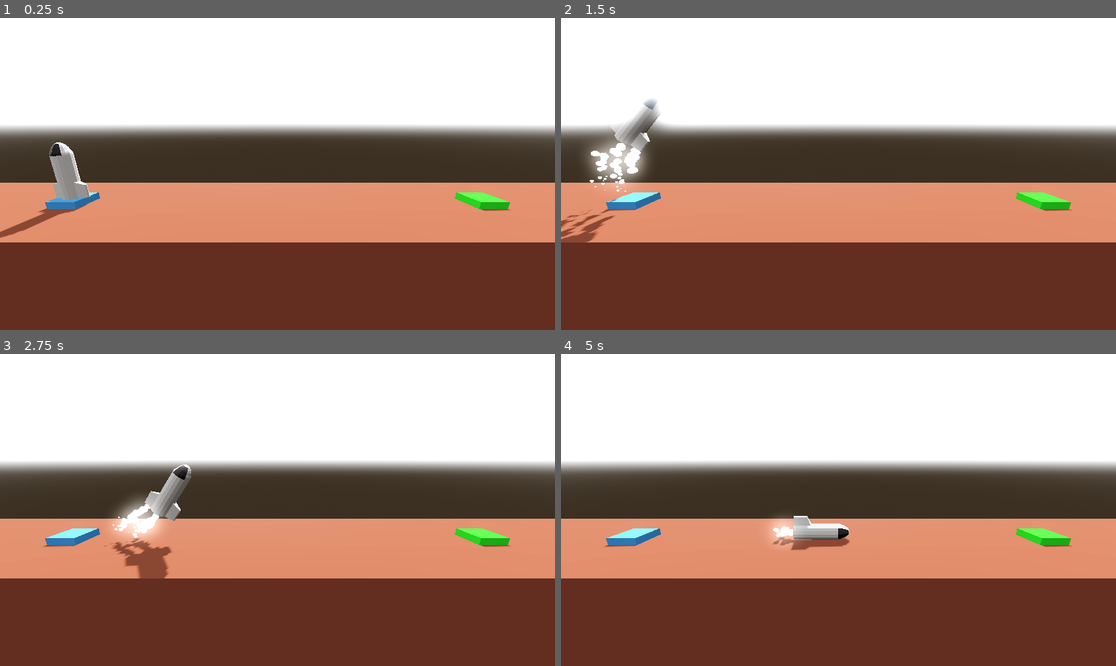
Above: before the commit, frames 1-4 (two rows, left to right).
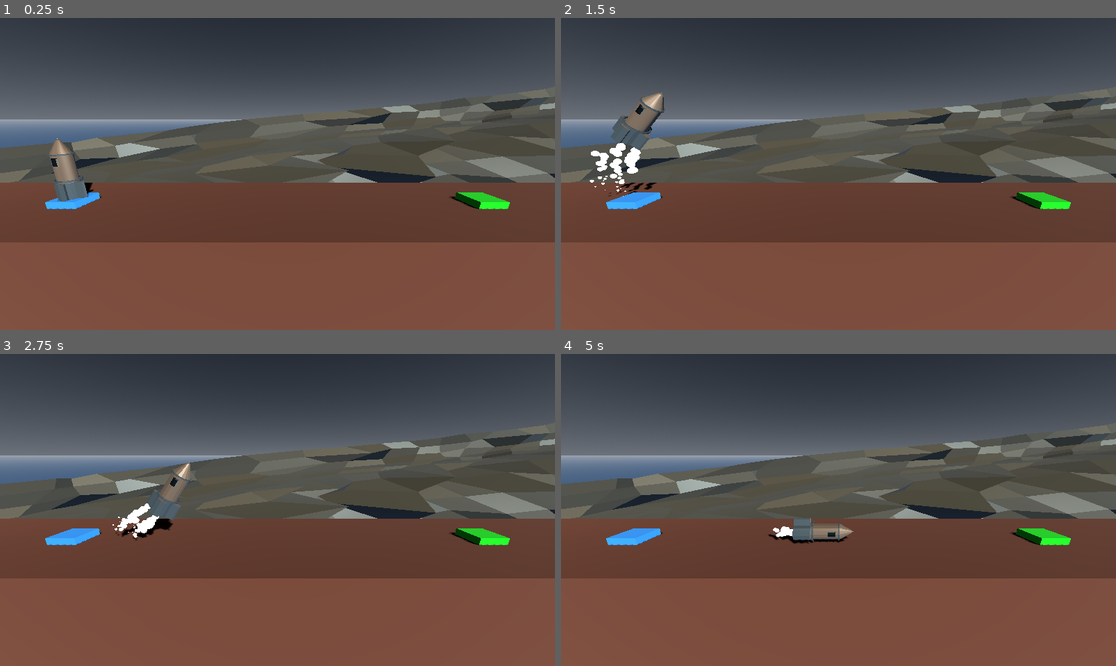
Above: after the commit, the same moments.

Repository: SpookyUboa/project-boost
Game: Godot game, scene res://Level/level.tscn
Two runs of this game, one before a commit and one after it. Both use one fixed random seed, a clock stepped at 60 frames per second and the inputs below.
Inputs:
- Up to frame 1 (0.25 s): no input
- Up to frame 2 (1.5 s): tap Enter at 0.5 s; hold Right (pb_rotate_right) 0.53-1.28 s; hold Space (pb_boost) 0.53-1.28 s; hold A (pb_rotate_left) from 1.28 s (still down); tap Space (pb_boost) at 1.35 s
- Up to frame 3 (2.75 s): release A (pb_rotate_left) at 2.03 s; hold Right (pb_rotate_right) from 2.03 s (still down); hold Space (pb_boost) from 2.03 s (still down)
- Up to frame 4 (5 s): release Space (pb_boost) at 2.78 s; tap Space (pb_boost) at 2.85, 4.35 s; release Right (pb_rotate_right) at 3.53 s; hold Space (pb_boost) 3.53-4.28 s; hold A (pb_rotate_left) from 3.53 s (still down)

The runs differ from the first frame. In frame 1, 97% of the frame differs, in the area x 0-100%, y 0-100%; in frame 2, 97%; in frame 3, 97%; in frame 4, 97%.

Commit message:
Better assets

Diff:
--- a/Level/level.tscn
+++ b/Level/level.tscn
@@ -1,21 +1,22 @@
-[gd_scene load_steps=9 format=3 uid="uid://ba51h5dkadly4"]
+[gd_scene load_steps=10 format=3 uid="uid://ba51h5dkadly4"]
 
 [ext_resource type="PackedScene" uid="uid://cttppjctry61y" path="res://Level/player.tscn" id="1_p5fm5"]
 [ext_resource type="Script" path="res://Script/Landing Pad.gd" id="1_tsai0"]
+[ext_resource type="PackedScene" uid="uid://dwldu3ejat010" path="res://Mesh/background.glb" id="3_icpfp"]
 
-[sub_resource type="ProceduralSkyMaterial" id="ProceduralSkyMaterial_e2tkg"]
-sky_horizon_color = Color(0.64625, 0.65575, 0.67075, 1)
-sky_energy_multiplier = 4.2
-ground_horizon_color = Color(0.64625, 0.65575, 0.67075, 1)
+[sub_resource type="ProceduralSkyMaterial" id="ProceduralSkyMaterial_qo2n1"]
+sky_top_color = Color(0.160784, 0.196078, 0.25098, 1)
+sky_horizon_color = Color(0.603922, 0.639216, 0.687255, 1)
+sky_energy_multiplier = 0.7
+ground_bottom_color = Color(0.254902, 0.360784, 0.498039, 1)
+ground_horizon_color = Color(0.603922, 0.639216, 0.687255, 1)
 
-[sub_resource type="Sky" id="Sky_uvyxb"]
-sky_material = SubResource("ProceduralSkyMaterial_e2tkg")
+[sub_resource type="Sky" id="Sky_npevb"]
+sky_material = SubResource("ProceduralSkyMaterial_qo2n1")
 
-[sub_resource type="Environment" id="Environment_0trg5"]
+[sub_resource type="Environment" id="Environment_fy8w1"]
 background_mode = 2
-sky = SubResource("Sky_uvyxb")
-tonemap_mode = 2
-glow_enabled = true
+sky = SubResource("Sky_npevb")
 
 [sub_resource type="StandardMaterial3D" id="StandardMaterial3D_btfr5"]
 albedo_color = Color(0.403922, 0.188235, 0.109804, 0.854902)
@@ -28,12 +29,14 @@
 
 [node name="Level" type="Node3D"]
 
+[node name="DirectionalLight3D" type="DirectionalLight3D" parent="."]
+transform = Transform3D(0.79653, -0.273542, 0.53918, 0, 0.891798, 0.452435, -0.604599, -0.360378, 0.710343, 0, 0, 0)
+light_color = Color(0.760784, 0.870588, 0.886275, 1)
+light_energy = 2.35
+shadow_enabled = true
+
 [node name="WorldEnvironment" type="WorldEnvironment" parent="."]
-environment = SubResource("Environment_0trg5")
-
-[node name="DirectionalLight3D" type="DirectionalLight3D" parent="."]
-transform = Transform3D(-0.998719, 0.0340496, -0.03742, 0, 0.739631, 0.673012, 0.0505928, 0.672151, -0.738684, 0, 0, 0)
-shadow_enabled = true
+environment = SubResource("Environment_fy8w1")
 
 [node name="Floor" type="CSGBox3D" parent="." groups=["Hazard"]]
 transform = Transform3D(1, 0, 0, 0, 1, 0, 0, 0, 1, 0, -4, 0)
@@ -57,8 +60,12 @@
 
 [node name="Camera3D" type="Camera3D" parent="."]
 transform = Transform3D(1, 0, 0, 0, 0.965926, 0.258819, 0, -0.258819, 0.965926, 0, 3, 7)
+far = 8000.0
 
 [node name="Player" parent="." instance=ExtResource("1_p5fm5")]
 transform = Transform3D(1, 0, 0, 0, 1, 0, 0, 0, 1, -7.5, 1.25, 0)
 linear_damp = 1.0
 angular_damp = 3.0
+
+[node name="background" parent="." instance=ExtResource("3_icpfp")]
+transform = Transform3D(0.954821, 0.232906, -0.184583, 0.141798, 0.188798, 0.971724, 0.26117, -0.953997, 0.147243, 180.497, -149.042, -226.401)
--- a/Level/level2.tscn
+++ b/Level/level2.tscn
@@ -1,21 +1,8 @@
-[gd_scene load_steps=9 format=3 uid="uid://bt2musgkq5rpm"]
+[gd_scene load_steps=10 format=3 uid="uid://bt2musgkq5rpm"]
 
 [ext_resource type="Script" path="res://Script/Landing Pad.gd" id="1_3ln1s"]
 [ext_resource type="PackedScene" uid="uid://cttppjctry61y" path="res://Level/player.tscn" id="2_2846r"]
-
-[sub_resource type="ProceduralSkyMaterial" id="ProceduralSkyMaterial_e2tkg"]
-sky_horizon_color = Color(0.64625, 0.65575, 0.67075, 1)
-sky_energy_multiplier = 4.2
-ground_horizon_color = Color(0.64625, 0.65575, 0.67075, 1)
-
-[sub_resource type="Sky" id="Sky_uvyxb"]
-sky_material = SubResource("ProceduralSkyMaterial_e2tkg")
-
-[sub_resource type="Environment" id="Environment_0trg5"]
-background_mode = 2
-sky = SubResource("Sky_uvyxb")
-tonemap_mode = 2
-glow_enabled = true
+[ext_resource type="PackedScene" uid="uid://dwldu3ejat010" path="res://Mesh/background.glb" id="3_bv376"]
 
 [sub_resource type="StandardMaterial3D" id="StandardMaterial3D_btfr5"]
 albedo_color = Color(0.403922, 0.188235, 0.109804, 0.854902)
@@ -26,14 +13,21 @@
 [sub_resource type="StandardMaterial3D" id="StandardMaterial3D_30a0v"]
 albedo_color = Color(0.0901961, 0.713726, 0.0313726, 1)
 
+[sub_resource type="ProceduralSkyMaterial" id="ProceduralSkyMaterial_qwph7"]
+sky_top_color = Color(0.160784, 0.196078, 0.25098, 1)
+sky_horizon_color = Color(0.603922, 0.639216, 0.687255, 1)
+sky_energy_multiplier = 0.7
+ground_bottom_color = Color(0.254902, 0.360784, 0.498039, 1)
+ground_horizon_color = Color(0.603922, 0.639216, 0.687255, 1)
+
+[sub_resource type="Sky" id="Sky_nsia1"]
+sky_material = SubResource("ProceduralSkyMaterial_qwph7")
+
+[sub_resource type="Environment" id="Environment_lgab6"]
+background_mode = 2
+sky = SubResource("Sky_nsia1")
+
 [node name="Level" type="Node3D"]
-
-[node name="WorldEnvironment" type="WorldEnvironment" parent="."]
-environment = SubResource("Environment_0trg5")
-
-[node name="DirectionalLight3D" type="DirectionalLight3D" parent="."]
-transform = Transform3D(-0.998719, 0.0340496, -0.03742, 0, 0.739631, 0.673012, 0.0505928, 0.672151, -0.738684, 0, 0, 0)
-shadow_enabled = true
 
 [node name="Floor" type="CSGBox3D" parent="." groups=["Hazard"]]
 transform = Transform3D(1, 0, 0, 0, 1, 0, 0, 0, 1, 0, -4, 0)
@@ -68,3 +62,15 @@
 transform = Transform3D(1, 0, 0, 0, 1, 0, 0, 0, 1, -7.5, 1.25, 0)
 linear_damp = 1.0
 angular_damp = 3.0
+
+[node name="background" parent="." instance=ExtResource("3_bv376")]
+transform = Transform3D(1, 0, 0, 0, 1, 0, 0, 0, 1, -9.05282, 0, -247.116)
+
+[node name="DirectionalLight3D" type="DirectionalLight3D" parent="."]
+transform = Transform3D(0.79653, -0.273542, 0.53918, 0, 0.891798, 0.452435, -0.604599, -0.360378, 0.710343, 0, 0, 0)
+light_color = Color(0.760784, 0.870588, 0.886275, 1)
+light_energy = 2.35
+shadow_enabled = true
+
+[node name="WorldEnvironment" type="WorldEnvironment" parent="."]
+environment = SubResource("Environment_lgab6")
--- a/Level/level3.tscn
+++ b/Level/level3.tscn
@@ -1,21 +1,8 @@
-[gd_scene load_steps=9 format=3 uid="uid://c71mlc20ikhaw"]
+[gd_scene load_steps=10 format=3 uid="uid://c71mlc20ikhaw"]
 
 [ext_resource type="Script" path="res://Script/Landing Pad.gd" id="1_li1wj"]
 [ext_resource type="PackedScene" uid="uid://cttppjctry61y" path="res://Level/player.tscn" id="2_lq4sd"]
-
-[sub_resource type="ProceduralSkyMaterial" id="ProceduralSkyMaterial_e2tkg"]
-sky_horizon_color = Color(0.64625, 0.65575, 0.67075, 1)
-sky_energy_multiplier = 4.2
-ground_horizon_color = Color(0.64625, 0.65575, 0.67075, 1)
-
-[sub_resource type="Sky" id="Sky_uvyxb"]
-sky_material = SubResource("ProceduralSkyMaterial_e2tkg")
-
-[sub_resource type="Environment" id="Environment_0trg5"]
-background_mode = 2
-sky = SubResource("Sky_uvyxb")
-tonemap_mode = 2
-glow_enabled = true
+[ext_resource type="PackedScene" uid="uid://dwldu3ejat010" path="res://Mesh/background.glb" id="3_wbi76"]
 
 [sub_resource type="StandardMaterial3D" id="StandardMaterial3D_btfr5"]
 albedo_color = Color(0.403922, 0.188235, 0.109804, 0.854902)
@@ -26,14 +13,21 @@
 [sub_resource type="StandardMaterial3D" id="StandardMaterial3D_30a0v"]
 albedo_color = Color(0.0901961, 0.713726, 0.0313726, 1)
 
+[sub_resource type="ProceduralSkyMaterial" id="ProceduralSkyMaterial_tkaka"]
+sky_top_color = Color(0.160784, 0.196078, 0.25098, 1)
+sky_horizon_color = Color(0.603922, 0.639216, 0.687255, 1)
+sky_energy_multiplier = 0.7
+ground_bottom_color = Color(0.254902, 0.360784, 0.498039, 1)
+ground_horizon_color = Color(0.603922, 0.639216, 0.687255, 1)
+
+[sub_resource type="Sky" id="Sky_2rlxb"]
+sky_material = SubResource("ProceduralSkyMaterial_tkaka")
+
+[sub_resource type="Environment" id="Environment_wlb38"]
+background_mode = 2
+sky = SubResource("Sky_2rlxb")
+
 [node name="Level" type="Node3D"]
-
-[node name="WorldEnvironment" type="WorldEnvironment" parent="."]
-environment = SubResource("Environment_0trg5")
-
-[node name="DirectionalLight3D" type="DirectionalLight3D" parent="."]
-transform = Transform3D(-0.998719, 0.0340496, -0.03742, 0, 0.739631, 0.673012, 0.0505928, 0.672151, -0.738684, 0, 0, 0)
-shadow_enabled = true
 
 [node name="Floor" type="CSGBox3D" parent="." groups=["Hazard"]]
 transform = Transform3D(1, 0, 0, 0, 1, 0, 0, 0, 1, 0, -4, 0)
@@ -68,3 +62,15 @@
 transform = Transform3D(1, 0, 0, 0, 1, 0, 0, 0, 1, -7.5, 1.25, 0)
 linear_damp = 1.0
 angular_damp = 3.0
+
+[node name="background" parent="." instance=ExtResource("3_wbi76")]
+transform = Transform3D(1.05038, 0, 0, 0, 1.49492, 0, 0, 0, -0.960009, -3.2896, -180.469, -43.2443)
+
+[node name="DirectionalLight3D" type="DirectionalLight3D" parent="."]
+transform = Transform3D(0.79653, -0.273542, 0.53918, 0, 0.891798, 0.452435, -0.604599, -0.360378, 0.710343, 0, 0, 0)
+light_color = Color(0.760784, 0.870588, 0.886275, 1)
+light_energy = 2.35
+shadow_enabled = true
+
+[node name="WorldEnvironment" type="WorldEnvironment" parent="."]
+environment = SubResource("Environment_wlb38")
--- a/Level/level4.tscn
+++ b/Level/level4.tscn
@@ -1,22 +1,9 @@
-[gd_scene load_steps=10 format=3 uid="uid://qbtje4hwacvy"]
+[gd_scene load_steps=11 format=3 uid="uid://qbtje4hwacvy"]
 
 [ext_resource type="Script" path="res://Script/Landing Pad.gd" id="1_rti4l"]
 [ext_resource type="PackedScene" uid="uid://cttppjctry61y" path="res://Level/player.tscn" id="2_w1oe2"]
 [ext_resource type="PackedScene" uid="uid://b8334xf3q4hxr" path="res://Level/moving_hazard.tscn" id="3_2k6n0"]
-
-[sub_resource type="ProceduralSkyMaterial" id="ProceduralSkyMaterial_e2tkg"]
-sky_horizon_color = Color(0.64625, 0.65575, 0.67075, 1)
-sky_energy_multiplier = 4.2
-ground_horizon_color = Color(0.64625, 0.65575, 0.67075, 1)
-
-[sub_resource type="Sky" id="Sky_uvyxb"]
-sky_material = SubResource("ProceduralSkyMaterial_e2tkg")
-
-[sub_resource type="Environment" id="Environment_0trg5"]
-background_mode = 2
-sky = SubResource("Sky_uvyxb")
-tonemap_mode = 2
-glow_enabled = true
+[ext_resource type="PackedScene" uid="uid://dwldu3ejat010" path="res://Mesh/background.glb" id="4_4c6pk"]
 
 [sub_resource type="StandardMaterial3D" id="StandardMaterial3D_btfr5"]
 albedo_color = Color(0.403922, 0.188235, 0.109804, 0.854902)
@@ -27,14 +14,21 @@
 [sub_resource type="StandardMaterial3D" id="StandardMaterial3D_30a0v"]
 albedo_color = Color(0.0901961, 0.713726, 0.0313726, 1)
 
+[sub_resource type="ProceduralSkyMaterial" id="ProceduralSkyMaterial_ukukx"]
+sky_top_color = Color(0.160784, 0.196078, 0.25098, 1)
+sky_horizon_color = Color(0.603922, 0.639216, 0.687255, 1)
+sky_energy_multiplier = 0.7
+ground_bottom_color = Color(0.254902, 0.360784, 0.498039, 1)
+ground_horizon_color = Color(0.603922, 0.639216, 0.687255, 1)
+
+[sub_resource type="Sky" id="Sky_xy5u1"]
+sky_material = SubResource("ProceduralSkyMaterial_ukukx")
+
+[sub_resource type="Environment" id="Environment_q873g"]
+background_mode = 2
+sky = SubResource("Sky_xy5u1")
+
 [node name="Level" type="Node3D"]
-
-[node name="WorldEnvironment" type="WorldEnvironment" parent="."]
-environment = SubResource("Environment_0trg5")
-
-[node name="DirectionalLight3D" type="DirectionalLight3D" parent="."]
-transform = Transform3D(-0.998719, 0.0340496, -0.03742, 0, 0.739631, 0.673012, 0.0505928, 0.672151, -0.738684, 0, 0, 0)
-shadow_enabled = true
 
 [node name="Floor" type="CSGBox3D" parent="." groups=["Hazard"]]
 transform = Transform3D(1, 0, 0, 0, 1, 0, 0, 0, 1, 0, -4, 0)
@@ -65,3 +59,15 @@
 angular_damp = 3.0
 
 [node name="MovingHazard" parent="." groups=["Hazard"] instance=ExtResource("3_2k6n0")]
+
+[node name="background" parent="." instance=ExtResource("4_4c6pk")]
+transform = Transform3D(-0.927177, 0, -0.374623, 0, 1, 0, 0.374623, 0, -0.927177, -8.51054, 0, -2.96676)
+
+[node name="DirectionalLight3D" type="DirectionalLight3D" parent="."]
+transform = Transform3D(0.79653, -0.273542, 0.53918, 0, 0.891798, 0.452435, -0.604599, -0.360378, 0.710343, 0, 0, 0)
+light_color = Color(0.760784, 0.870588, 0.886275, 1)
+light_energy = 2.35
+shadow_enabled = true
+
+[node name="WorldEnvironment" type="WorldEnvironment" parent="."]
+environment = SubResource("Environment_q873g")
--- a/Level/player.tscn
+++ b/Level/player.tscn
@@ -20,7 +20,7 @@
 contact_monitor = true
 script = ExtResource("1_et203")
 
-[node name="rocket" parent="." instance=ExtResource("2_dc16y")]
+[node name="Model" parent="." instance=ExtResource("2_dc16y")]
 transform = Transform3D(-1, 0, -8.74228e-08, 0, 1, 0, 8.74228e-08, 0, -1, 0, -1, 0)
 
 [node name="BoosterParticles" parent="." instance=ExtResource("2_mqnr3")]
Binary file added: Mesh/background.glb
Not shown, added: Mesh/background.glb.import
Binary file added: Mesh/ceiling.glb
Not shown, added: Mesh/ceiling.glb.import
Binary file changed: Mesh/rocket.glb
Not shown, added: export_presets.cfg
Not shown, added: Mesh/background.blend
Not shown, added: Mesh/background.blend1
Not shown, added: Mesh/ceiling.blend
Not shown, added: Mesh/ceiling.blend1
Not shown, changed: Mesh/rocket.blend
Not shown, changed: Mesh/rocket.blend1
